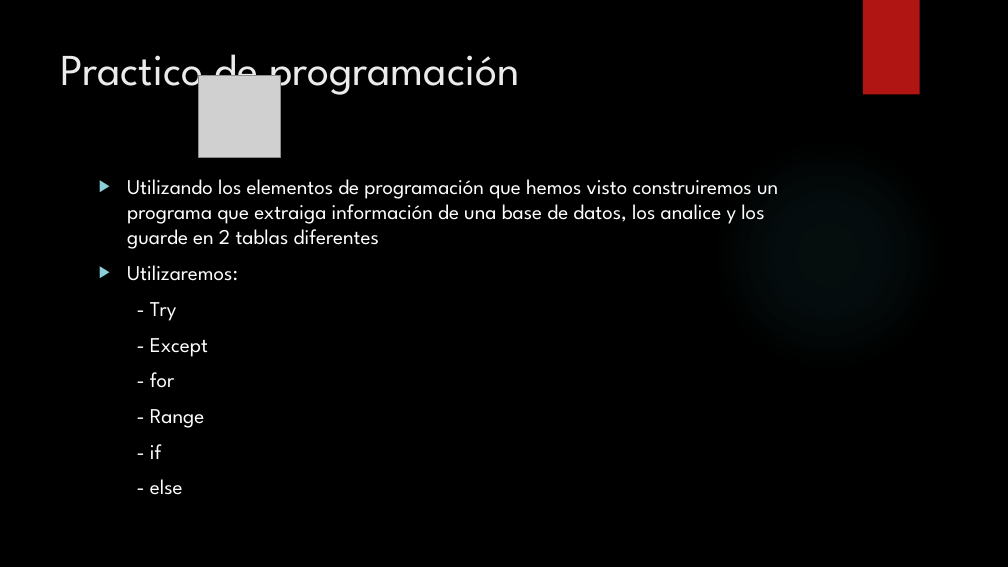
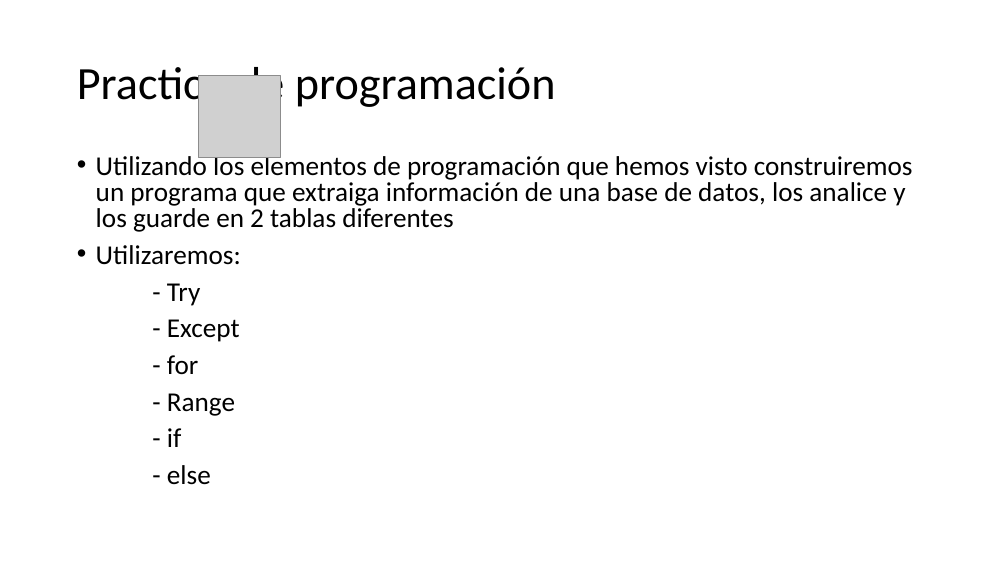
Before and after one commit to fabioandpinto/cursopython-2021, a slide deck: slide 56 of CursoPython.pptx (slide 55 before the commit). Drawn at 1008x567 pixels with LibreOffice and Linux fonts; fonts in the diff are those of the drawing; grey boxes stand for pictures; background and template pictures are left out. Boxes give left, top, right and bottom in pixels: in the first picture for what was removed or moved away, otherwise in the second. Text is boxed around its words. In the diff, an @@ line names an element or a change of style, - is before the commit and + after.

```diff
--- a/CursoPython.pptx
+++ b/CursoPython.pptx
@@ background picture (left out) to #FFFFFF @@
@@ rectangle removed at box(863, 0, 920, 95) @@
@@ title "Practico de programación": place and size @@
-title "Practico de programación" at box(61, 41, 519, 99)
+title "Practico de programación" at box(77, 61, 556, 111)
@@ title "Practico de programación" at box(77, 61, 556, 111): size 42 to 44 pt, font League Spartan to Calibri, text colour #EBEBEB to #000000; line spacing 1 to 0.9; vertical alignment top to middle @@
@@ ellipse removed at box(712, 138, 944, 371) @@
@@ text "Utilizando los elementos de programación ...": place and size @@
-text "Utilizando los elementos de programación ..." at box(127, 179, 778, 495)
+text "Utilizando los elementos de programación ..." at box(96, 153, 913, 485)
@@ text "Utilizando los elementos de programación ..." at box(96, 153, 913, 485): size 20 to 25.9 pt, font League Spartan to Calibri, text colour #FFFFFF to #000000; bullet ▶ to •; line spacing 1 to 0.8 @@
```
Also in this commit, not shown: 60 other slides changed, 3 slides added, 2 slides removed, 46 other files.
